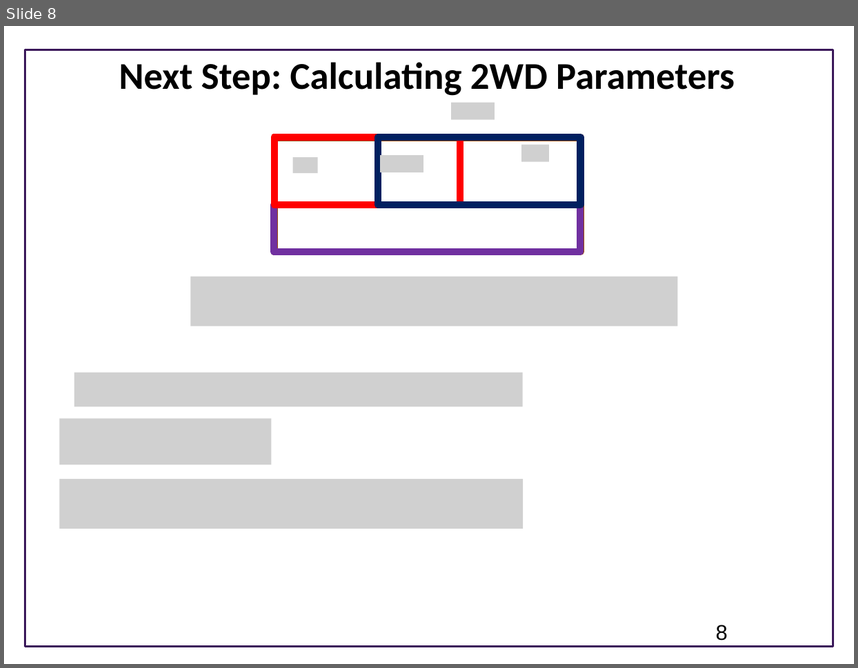
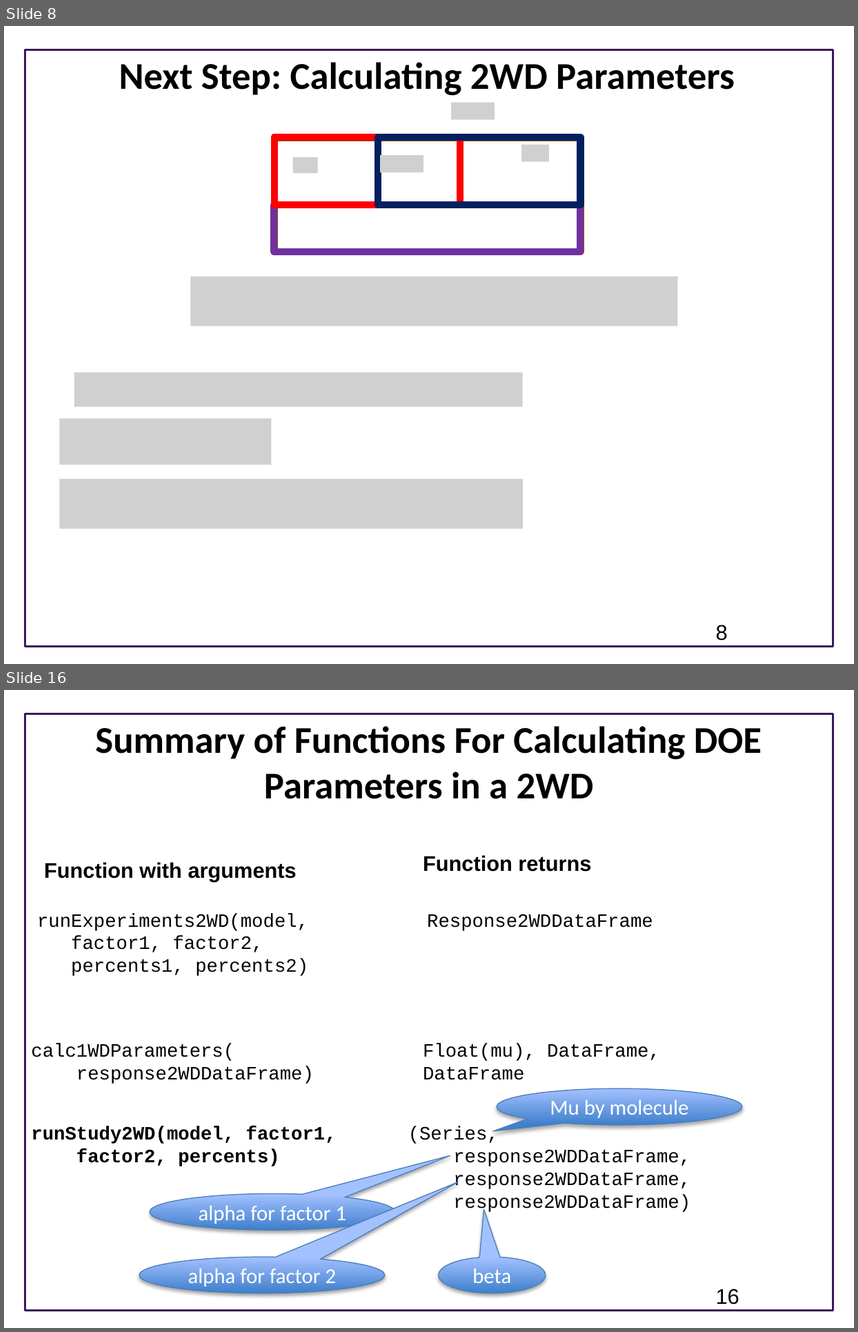
Before and after one commit to ModelEngineering/BIOEN-437, a slide deck: Lectures/Design-Of-Experiments/doe_programming.pptx. Shown one above the other, each under a label of ours: slide 8 before the commit, slides 8 and 16 after it; the slides between them are not shown. The pictures are 858x668 and 858x1332 pixels, drawn with LibreOffice and Linux fonts; fonts in the diff are those of the drawing; grey boxes stand for pictures; background and template pictures are left out. Boxes give left, top, right and bottom in pixels: in the first picture for what was removed or moved away, otherwise in the second. Text is boxed around its words. In the diff, an @@ line names an element or a change of style, - is before the commit and + after.

```diff
--- a/Lectures/Design-Of-Experiments/doe_programming.pptx
+++ b/Lectures/Design-Of-Experiments/doe_programming.pptx
@@ slide 16 added at (4, 690, 854, 1328), background #FFFFFF; not listed: 1 template element that a slide beside it also shows @@
@@ title added at (95, 726, 762, 799), 32 pt, text #000000, bold @@
+Summary of Functions For Calculating DOE Parameters in a 2WD
@@ text added at (423, 855, 591, 871), 18 pt, text #000000, bold @@
+Function returns
@@ text added at (44, 862, 297, 881), 18 pt, text #000000, bold @@
+Function with arguments
@@ text added at (37, 913, 308, 976), 16 pt, text #000000 @@
+runExperiments2WD(model,
+factor1, factor2,
+percents1, percents2)
@@ text added at (427, 914, 653, 931), 16 pt, text #000000 @@
+Response2WDDataFrame
@@ text added at (31, 1043, 314, 1083), 16 pt, text #000000 @@
+calc1WDParameters(
+response2WDDataFrame)
@@ text added at (423, 1043, 660, 1080), 16 pt, text #000000 @@
+Float(mu), DataFrame,
+DataFrame
@@ speech bubble added at (497, 1089, 743, 1125), fill gradient #3F80CE to #A4C4FF, outline #4B7EBC 0.75 pt, 18 pt, text #FFFFFF @@
+Mu by molecule
@@ text added at (31, 1126, 337, 1166), 16 pt, text #000000, bold @@
+runStudy2WD(model, factor1,
+factor2, percents)
@@ text added at (408, 1126, 691, 1212), 16 pt, text #000000 @@
+(Series,
+response2WDDataFrame,
+response2WDDataFrame,
+response2WDDataFrame)
@@ speech bubble added at (150, 1193, 395, 1230), fill gradient #3F80CE to #A4C4FF, outline #4B7EBC 0.75 pt, 18 pt, text #FFFFFF @@
+alpha for factor 1
@@ speech bubble added at (139, 1256, 385, 1292), fill gradient #3F80CE to #A4C4FF, outline #4B7EBC 0.75 pt, 18 pt, text #FFFFFF @@
+alpha for factor 2
@@ speech bubble added at (439, 1256, 546, 1292), fill gradient #3F80CE to #A4C4FF, outline #4B7EBC 0.75 pt, 18 pt, text #FFFFFF @@
+beta
@@ page number added at (716, 1288, 740, 1304), 18 pt, text #000000 @@
+16
```
Also in this commit, not shown: 1 slide changed, 7 other slides added, 1 slide removed, 7 other files.
